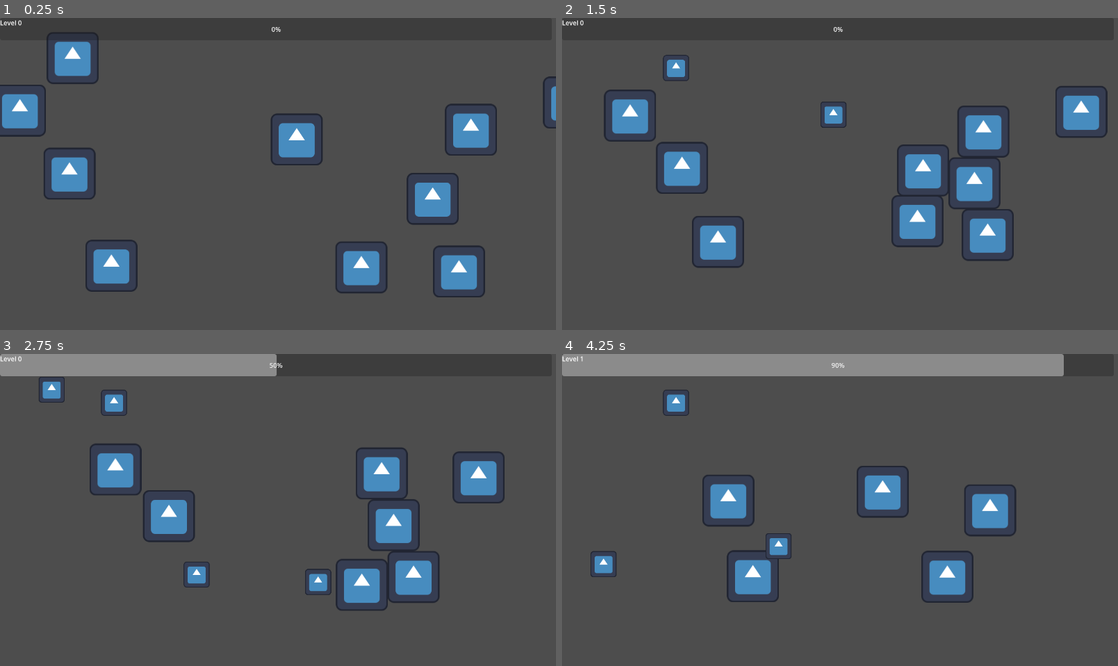
Above: before the commit, frames 1-4 (two rows, left to right).
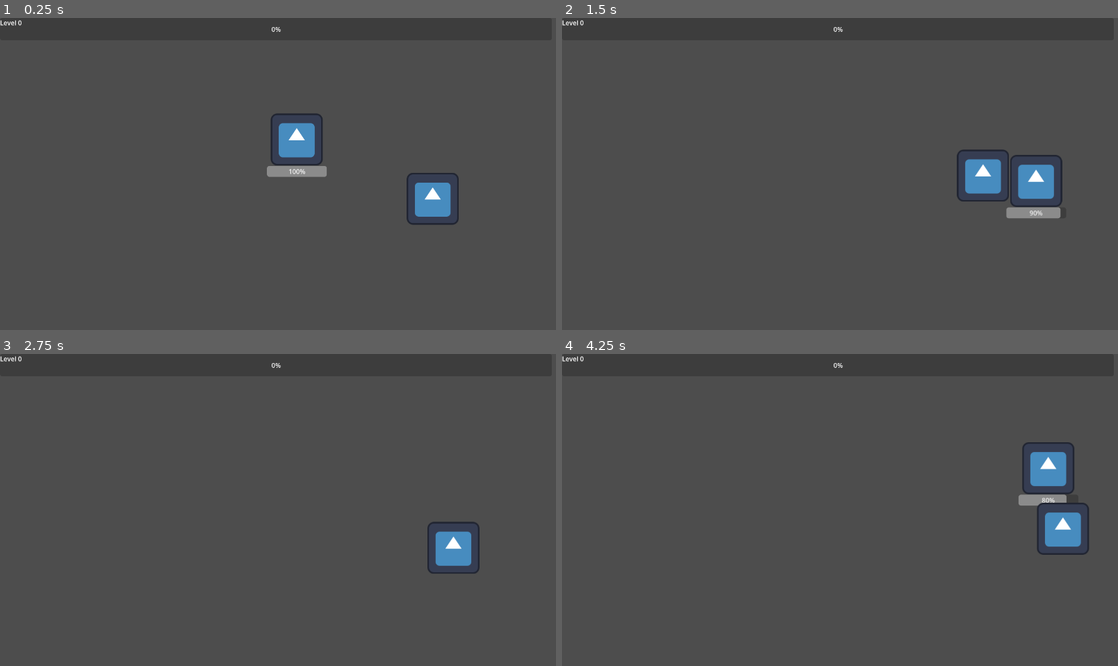
Above: after the commit, the same moments.

Repository: ernykt/vampire-survivors
Game: Godot game, scene res://scenes/main.tscn
The game is run twice, just before and just after one commit, with the same random seed, the same clock (stepped at 60 frames per second) and the same inputs. The engine's default icon, where the game draws it, is replaced by a stand-in: a white triangle on a blue panel in a dark square.
Inputs:
- Up to frame 1 (0.25 s): no input
- Up to frame 2 (1.5 s): hold D (right) 0.53-1.28 s; hold S (down) from 1.28 s (still down)
- Up to frame 3 (2.75 s): release S (down) at 2.03 s; hold D (right) from 2.03 s (still down)
- Up to frame 4 (4.25 s): release D (right) at 2.78 s; hold W (up) 2.78-3.53 s; hold A (left) from 3.53 s (still down)

The runs differ from the first frame. In frame 1, 7.0% of the frame differs, in the area x 0-100%, y 4-90%; in frame 2, 10%; in frame 3, 12%; in frame 4, 14%, in the area x 0-95%, y 0-80%.

Commit message:
healthbar

Diff:
--- a/resources/basic_enemy.tres
+++ b/resources/basic_enemy.tres
@@ -6,3 +6,4 @@
 script = ExtResource("1_6bhf4")
 health = 20.0
 movement_speed = 100.0
+damage = 10.0
--- a/scenes/basic_enemy.tscn
+++ b/scenes/basic_enemy.tscn
@@ -1,25 +1,40 @@
-[gd_scene load_steps=5 format=3 uid="uid://cqsiv58tnmpsb"]
+[gd_scene load_steps=6 format=3 uid="uid://cqsiv58tnmpsb"]
 
 [ext_resource type="Script" path="res://scripts/enemy_ai.gd" id="1_8o308"]
 [ext_resource type="Texture2D" uid="uid://yd2a36clix7n" path="res://icon.svg" id="1_8sh60"]
 [ext_resource type="Resource" uid="uid://bmj80m0tmwn6d" path="res://resources/basic_enemy.tres" id="2_sbd3r"]
 
-[sub_resource type="RectangleShape2D" id="RectangleShape2D_antrk"]
-size = Vector2(126, 127)
+[sub_resource type="CircleShape2D" id="CircleShape2D_dvjd5"]
+radius = 66.1532
 
-[node name="BasicEnemy" type="CharacterBody2D" groups=["enemies"]]
+[sub_resource type="CircleShape2D" id="CircleShape2D_ms4bt"]
+radius = 108.78
+
+[node name="BasicEnemy" type="CharacterBody2D" node_paths=PackedStringArray("area2d", "hurt_timer", "damage_timer") groups=["enemies"]]
 script = ExtResource("1_8o308")
 resource = ExtResource("2_sbd3r")
+area2d = NodePath("Area2D")
+hurt_timer = NodePath("HurtTimer")
+damage_timer = NodePath("Area2D/DamageTimer")
 
 [node name="Sprite2D" type="Sprite2D" parent="."]
 texture = ExtResource("1_8sh60")
 
 [node name="CollisionShape2D" type="CollisionShape2D" parent="."]
 position = Vector2(0, -0.5)
-shape = SubResource("RectangleShape2D_antrk")
+shape = SubResource("CircleShape2D_dvjd5")
 
 [node name="HurtTimer" type="Timer" parent="."]
 wait_time = 0.25
 one_shot = true
 
+[node name="Area2D" type="Area2D" parent="."]
+
+[node name="CollisionShape2D" type="CollisionShape2D" parent="Area2D"]
+shape = SubResource("CircleShape2D_ms4bt")
+
+[node name="DamageTimer" type="Timer" parent="Area2D"]
+wait_time = 1.5
+one_shot = true
+
 [connection signal="timeout" from="HurtTimer" to="." method="_on_hurt_timer_timeout"]
--- a/scenes/main.tscn
+++ b/scenes/main.tscn
@@ -8,18 +8,6 @@
 [node name="Player" parent="." instance=ExtResource("1_qra2v")]
 position = Vector2(729, 299)
 
-[node name="BasicEnemy2" parent="." instance=ExtResource("2_slr0c")]
-position = Vector2(155, 90)
-
-[node name="BasicEnemy" parent="." instance=ExtResource("2_slr0c")]
-position = Vector2(253, 624)
-
-[node name="BasicEnemy3" parent="." instance=ExtResource("2_slr0c")]
-position = Vector2(24, 225)
-
-[node name="BasicEnemy4" parent="." instance=ExtResource("2_slr0c")]
-position = Vector2(146, 387)
-
 [node name="Control" type="Control" parent="."]
 layout_mode = 3
 anchors_preset = 0
@@ -27,6 +15,7 @@
 offset_bottom = 40.0
 
 [node name="ProgressBar" type="ProgressBar" parent="Control"]
+layout_mode = 0
 offset_right = 1356.0
 offset_bottom = 55.0
 
@@ -35,17 +24,5 @@
 offset_right = 73.0
 offset_bottom = 54.0
 
-[node name="BasicEnemy5" parent="." instance=ExtResource("2_slr0c")]
-position = Vector2(1423, 205)
-
-[node name="BasicEnemy6" parent="." instance=ExtResource("2_slr0c")]
-position = Vector2(899, 636)
-
-[node name="BasicEnemy7" parent="." instance=ExtResource("2_slr0c")]
-position = Vector2(1147, 640)
-
 [node name="BasicEnemy8" parent="." instance=ExtResource("2_slr0c")]
 position = Vector2(1086, 455)
-
-[node name="BasicEnemy9" parent="." instance=ExtResource("2_slr0c")]
-position = Vector2(1182, 274)
--- a/scenes/player.tscn
+++ b/scenes/player.tscn
@@ -3,8 +3,8 @@
 [ext_resource type="Script" path="res://scripts/player.gd" id="1_aipmb"]
 [ext_resource type="Texture2D" uid="uid://yd2a36clix7n" path="res://icon.svg" id="2_5uynd"]
 
-[sub_resource type="RectangleShape2D" id="RectangleShape2D_shomw"]
-size = Vector2(129, 125)
+[sub_resource type="CircleShape2D" id="CircleShape2D_u6ygi"]
+radius = 62.518
 
 [sub_resource type="CircleShape2D" id="CircleShape2D_u0jdc"]
 radius = 229.367
@@ -20,12 +20,12 @@
 
 [node name="PlayerCollision" type="CollisionShape2D" parent="."]
 position = Vector2(-1.5, -0.5)
-shape = SubResource("RectangleShape2D_shomw")
+shape = SubResource("CircleShape2D_u6ygi")
 
 [node name="Attack" type="Node2D" parent="."]
 
 [node name="FireBallTimer" type="Timer" parent="Attack"]
-wait_time = 0.5
+wait_time = 4096.0
 autostart = true
 
 [node name="Area2D" type="Area2D" parent="."]
@@ -42,6 +42,13 @@
 [node name="CollisionShape2D" type="CollisionShape2D" parent="CollectArea"]
 shape = SubResource("CircleShape2D_nxh8a")
 
+[node name="HealthBar" type="ProgressBar" parent="."]
+offset_left = -73.0
+offset_top = 65.0
+offset_right = 74.0
+offset_bottom = 92.0
+value = 100.0
+
 [connection signal="timeout" from="Attack/FireBallTimer" to="." method="_on_fire_ball_timer_timeout"]
 [connection signal="body_entered" from="Area2D" to="." method="_on_area_2d_body_entered"]
 [connection signal="body_entered" from="CollectArea" to="." method="_on_collect_area_body_entered"]
--- a/scripts/enemy_ai.gd
+++ b/scripts/enemy_ai.gd
@@ -3,14 +3,16 @@
 enum States {WALKING, KNOCKBACK, HURT, DEATH, EXP, FOLLOW}
 
 @export var resource : EnemyResource
-
-@onready var hurt_timer = $HurtTimer
+@export var area2d : Area2D
+@export var hurt_timer : Timer
+@export var damage_timer : Timer
 
 var speed
 var health
 var direction
 var state = States.WALKING
-
+var damage
+var bodies
 func follow_state():
 	direction = global_position.direction_to(get_tree().get_first_node_in_group("player").global_position)
 	velocity = direction * speed * 2
@@ -47,6 +49,7 @@
 func _ready():
 	speed = resource.movement_speed
 	health = resource.health
+	damage = resource.damage
 
 func _physics_process(_delta):
 	match state:
@@ -62,6 +65,17 @@
 			exp_state()
 		States.FOLLOW:
 			follow_state()
+
+	bodies = area2d.get_overlapping_bodies()
+	for body in bodies:
+		if body.name == "Player":
+			if damage_timer.is_stopped():
+				body.health -= damage
+				body.health_bar.value -= damage
+				damage_timer.start(1.5)
+
+
+
 	move_and_slide()
 
 func _on_hurt_timer_timeout():
--- a/scripts/enemy_resource.gd
+++ b/scripts/enemy_resource.gd
@@ -3,3 +3,4 @@
 
 @export var health : float
 @export var movement_speed : float
+@export var damage : float
--- a/scripts/player.gd
+++ b/scripts/player.gd
@@ -3,9 +3,10 @@
 @onready var fire_ball = preload("res://scenes/fire_ball.tscn")
 @onready var progress_bar = $"../Control/ProgressBar"
 @onready var label = $"../Control/Label"
+@onready var health_bar = $HealthBar
 
 enum States {IDLE, WALKING}
-
+var health = 100
 var level = 0
 var SPEED = 600
 var state = States.IDLE
@@ -72,9 +73,10 @@
 
 func _on_collect_area_body_entered(body):
 	if "Enemy" in body.name:
-		progress_bar.value += 50
-		if progress_bar.value == progress_bar.max_value:
-			progress_bar.max_value = 1.1 * progress_bar.max_value
-			progress_bar.value = 0
-			level += 1
-		body.queue_free()
+		if body.state == body.States.FOLLOW:
+			progress_bar.value += 50
+			if progress_bar.value == progress_bar.max_value:
+				progress_bar.max_value = 1.1 * progress_bar.max_value
+				progress_bar.value = 0
+				level += 1
+			body.queue_free()
